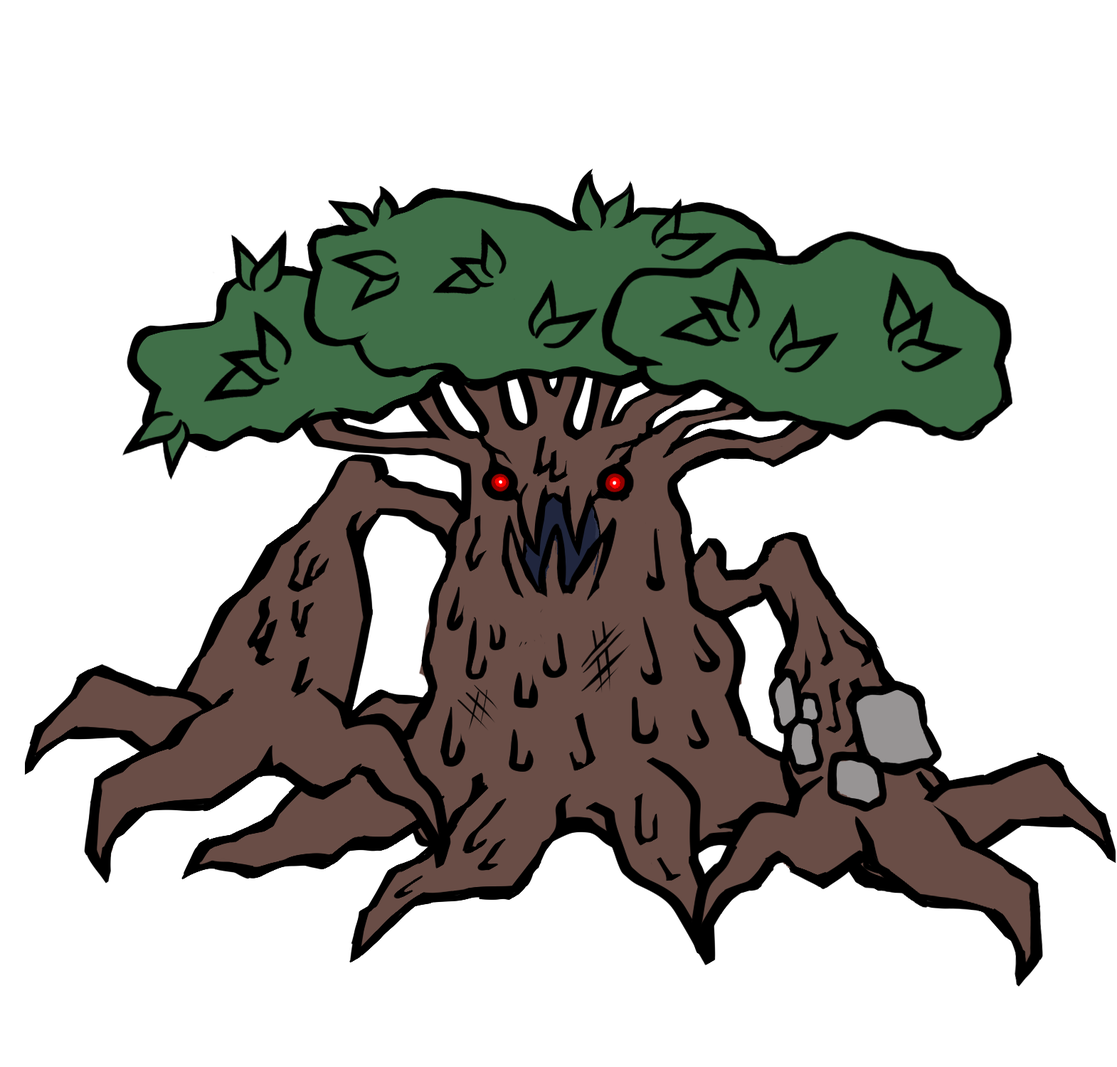
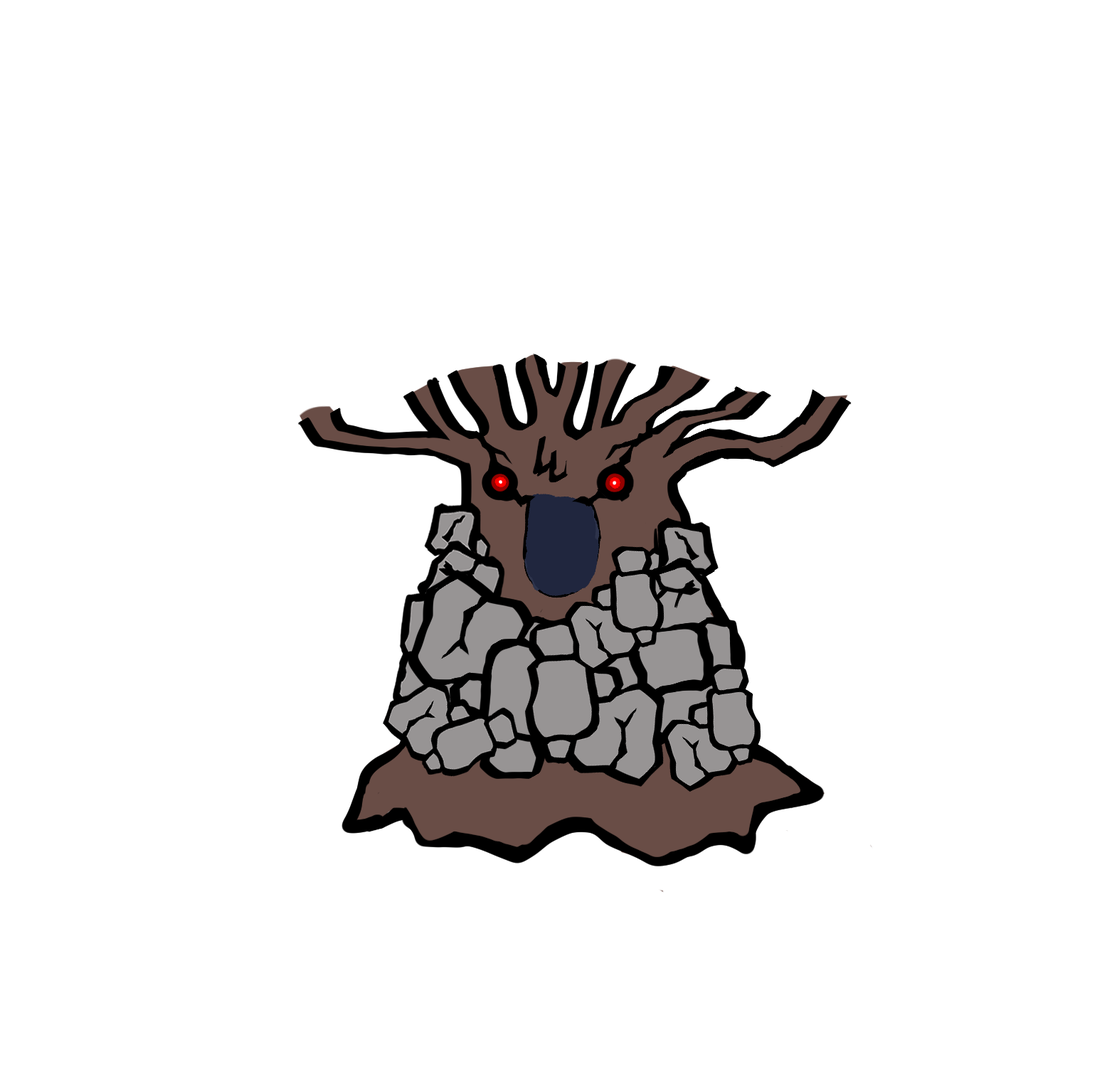
Layered file, before and after one edit (1117 × 1067). Changes by layer:
hid "arm stones" over bbox(768, 667, 942, 813)
hid "leftFingerRight" over bbox(270, 687, 451, 869)
hid "leftFingerMiddle" over bbox(83, 688, 280, 884)
hid "leftFingerLeft" over bbox(24, 664, 219, 775)
hid "Folder 4" over bbox(850, 794, 1044, 988)
hid "rightfinger right" over bbox(921, 752, 1116, 863)
hid "rightfinger left" over bbox(689, 775, 870, 957)
hid "forearmRight" over bbox(758, 532, 974, 869)
hid "forearm L" over bbox(137, 453, 395, 786)
added layer "rockClusterLeft Copy 4" above "rockClusterLeft Copy 3" over bbox(381, 678, 520, 778)
added layer "rockClusterLeft Copy" above "rockClusterLeft" over bbox(523, 616, 666, 787)
showed "rockClusterLeft" over bbox(407, 569, 570, 779)
hid "tendrals4" over bbox(697, 733, 967, 904)
hid "tendrals3" over bbox(585, 756, 716, 966)
hid "tendrals2" over bbox(348, 772, 572, 964)
hid "tendrals1" over bbox(181, 716, 449, 880)
added layer "top arm rock Copy" above "top arm rock" over bbox(391, 500, 536, 731)
showed "top arm rock", painted on it over bbox(579, 517, 747, 755)
hid "treebushright" over bbox(601, 231, 1013, 441)
hid "tree bush middle" over bbox(278, 168, 794, 392)
hid "tree bush left" over bbox(126, 265, 552, 452)
hid "teefs" over bbox(501, 482, 617, 603)
hid "upper arm L" over bbox(342, 474, 501, 563)
hid "back tendrel" over bbox(224, 689, 447, 797)
…and 13 more changes (2 added, 11 visibility)
